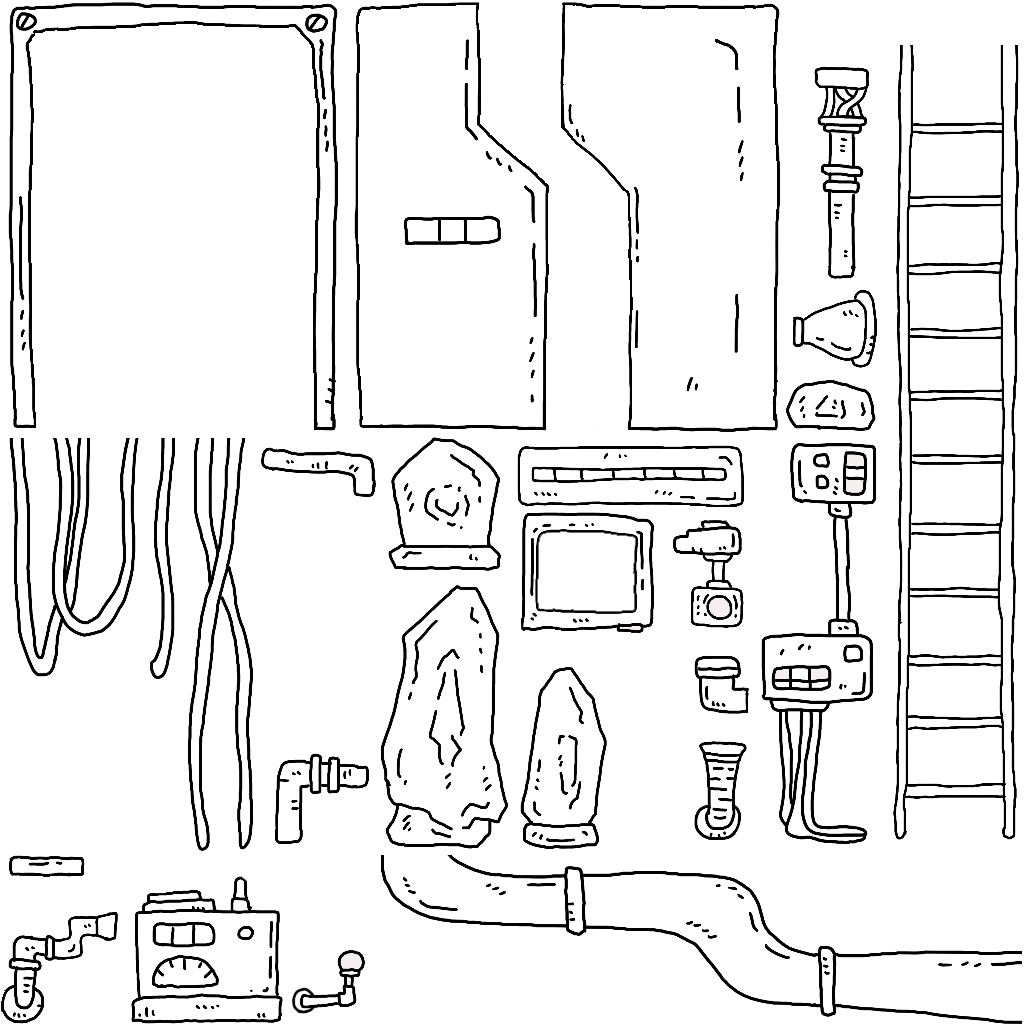
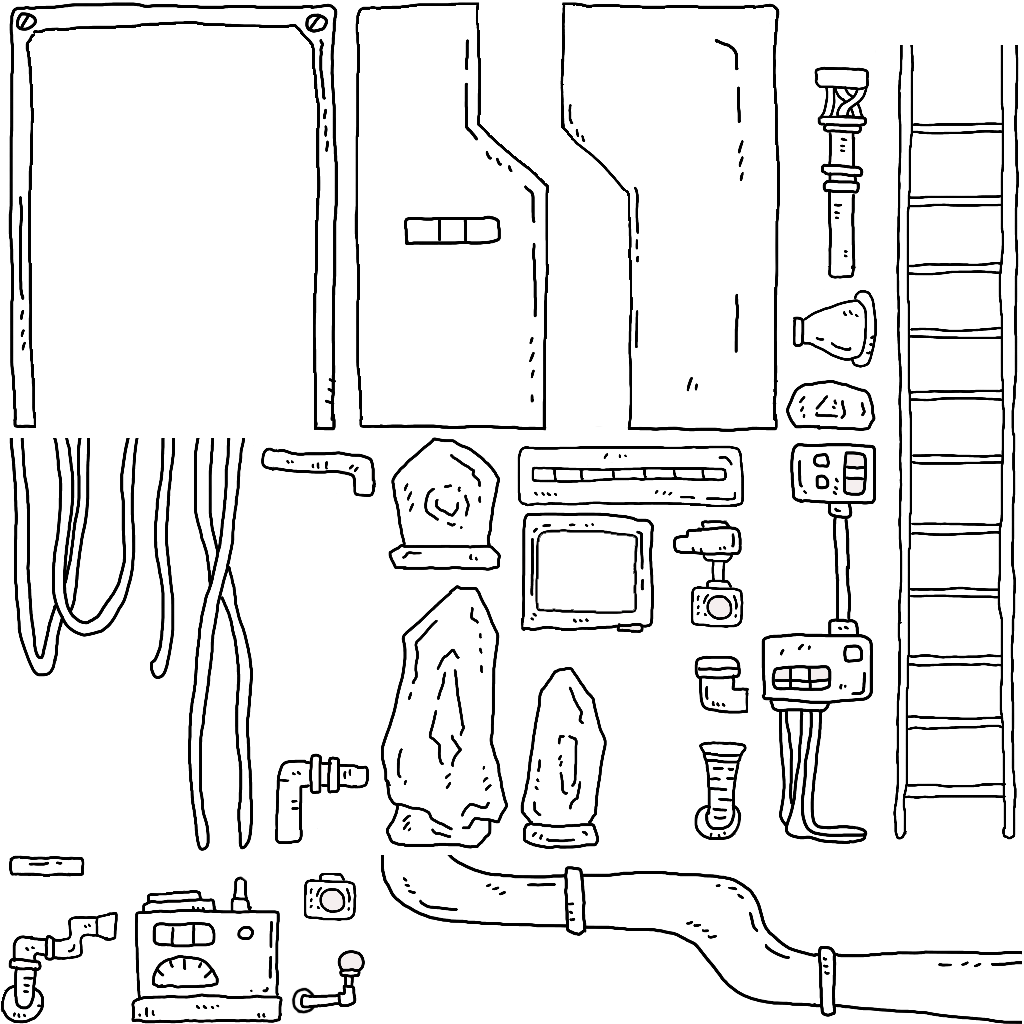
Layer changes from the first w=1024, h=1024 image to the second:
added layer "レイヤー 175" (1st of 2, in "地下施設") in group "地下施設" over [304, 873, 357, 921]
